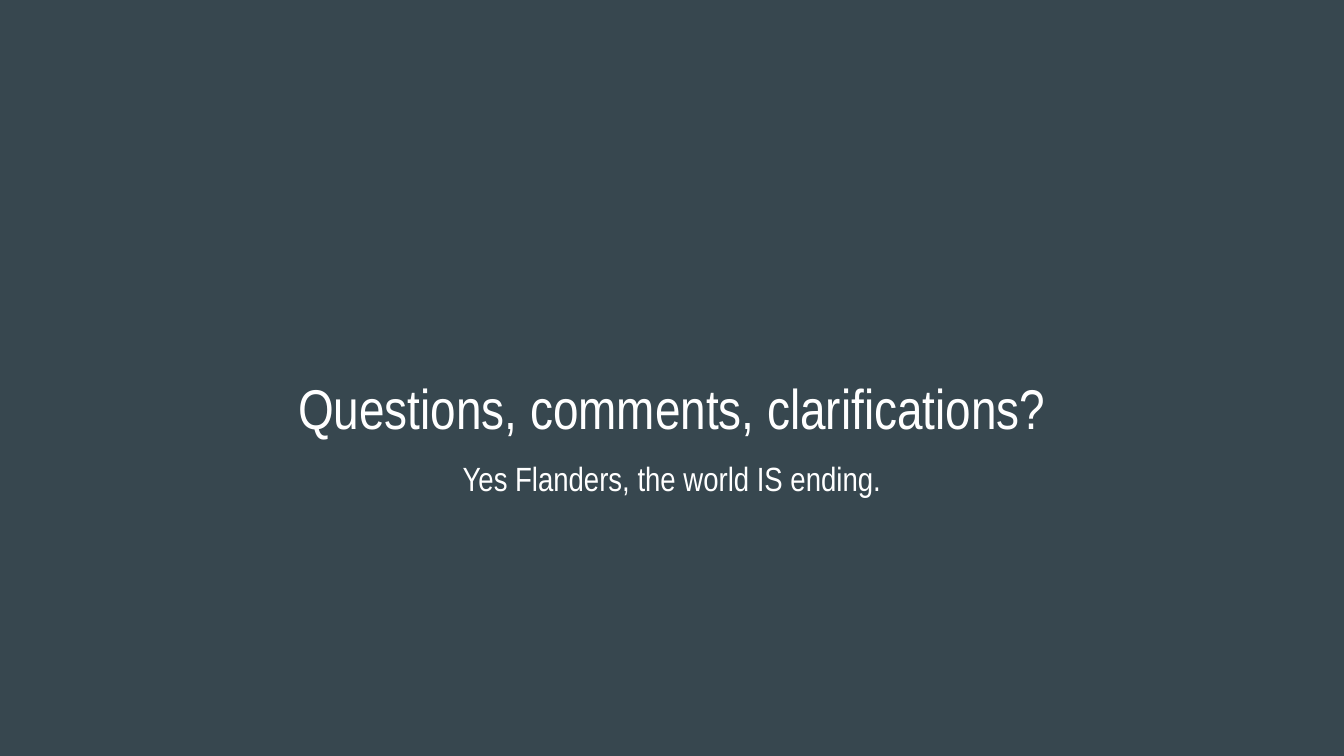
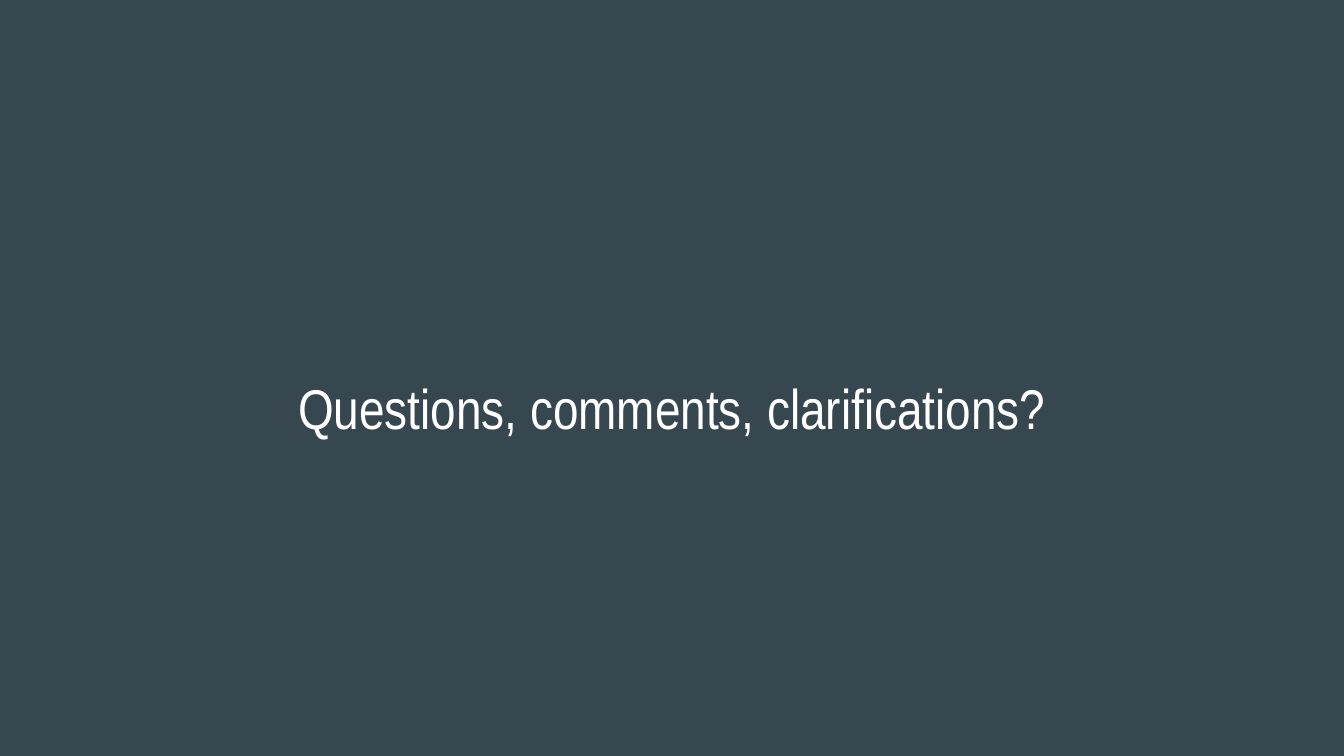
Before and after one commit to newrapcity/ExtraordinaryRhymes, a slide deck: slide 6 of about/Extraordinary Rhymes (Final).pptx. Drawn at 1344x756 pixels with LibreOffice and Linux fonts; fonts in the diff are those of the drawing. Boxes give left, top, right and bottom in pixels: in the first picture for what was removed or moved away, otherwise in the second. Text is boxed around its words. In the diff, an @@ line names an element or a change of style, - is before the commit and + after.

Commit message:
update presentation

```diff
--- a/about/Extraordinary Rhymes (Final).pptx
+++ b/about/Extraordinary Rhymes (Final).pptx
@@ text removed at (463,466,880,497) @@
-Yes Flanders, the world IS ending.
```
